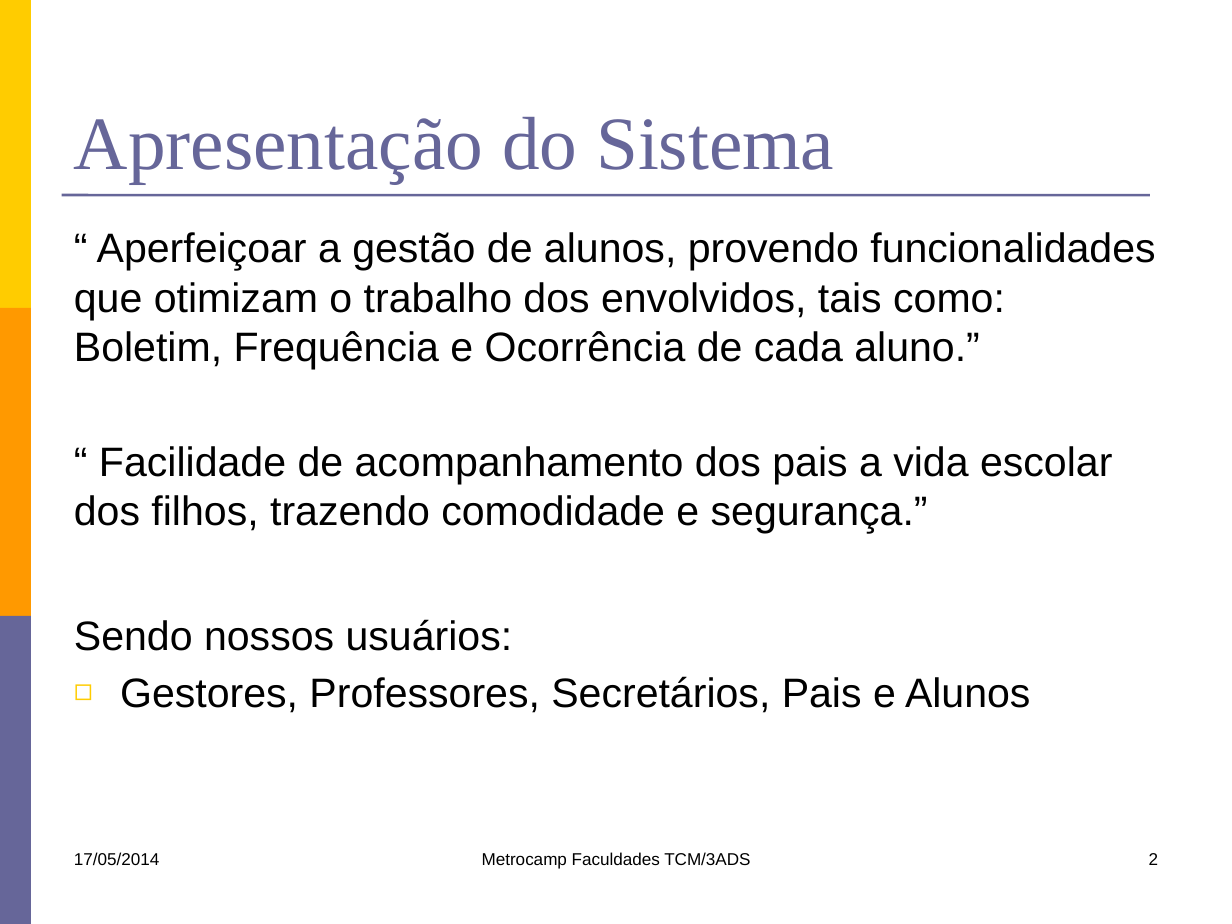
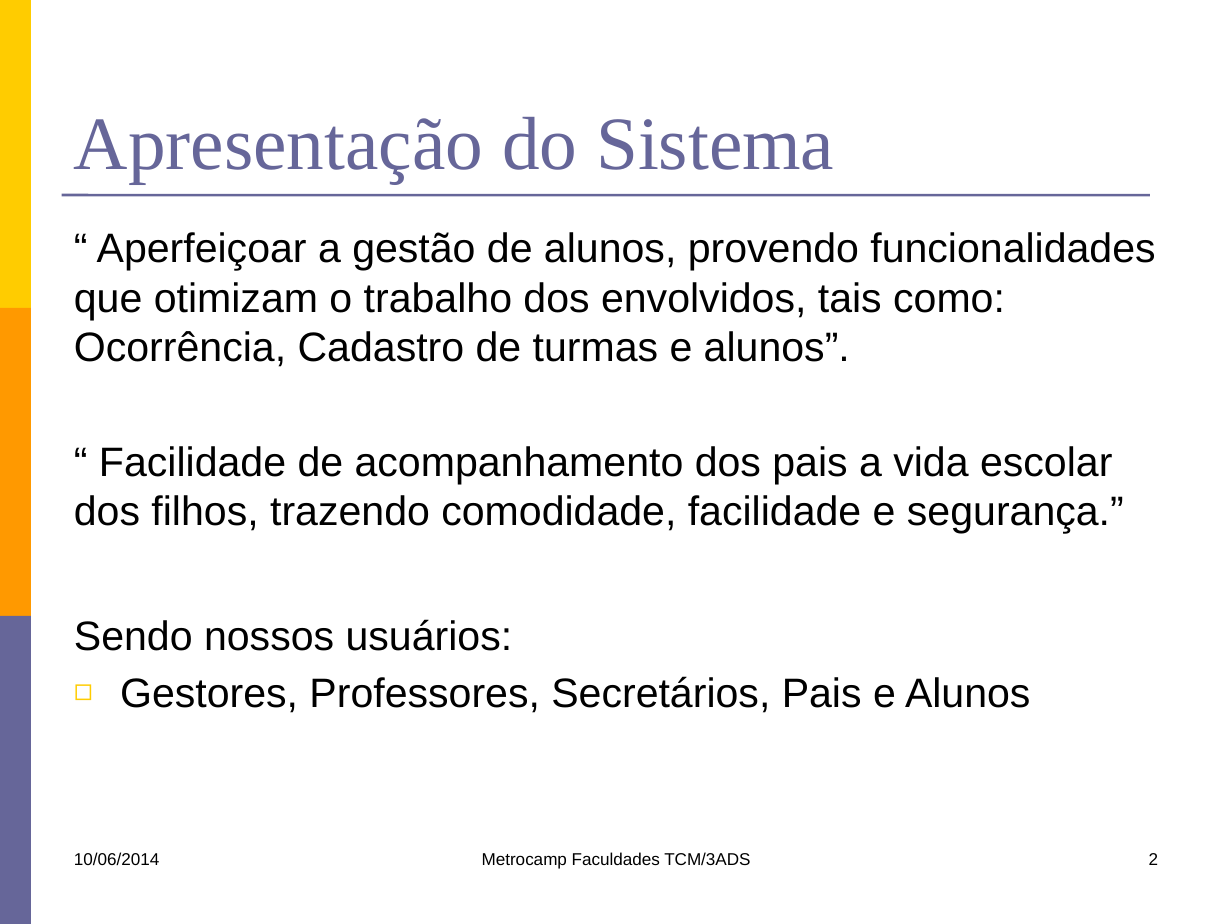
Before and after one commit to lfernandobra/pi5g1s14, a slide deck: slide 2 of documentacao/G5_Apresentacao1sem2014.pptx. Drawn at 1232x924 pixels with LibreOffice and Linux fonts; fonts in the diff are those of the drawing. Boxes give left, top, right and bottom in pixels: in the first picture for what was removed or moved away, otherwise in the second. Text is boxed around its words. In the diff, an @@ line names an element or a change of style, - is before the commit and + after.

```diff
--- a/documentacao/G5_Apresentacao1sem2014.pptx
+++ b/documentacao/G5_Apresentacao1sem2014.pptx
@@ text at (74, 232, 1155, 533): text changed @@
-“ Aperfeiçoar a gestão de alunos, provendo funcionalidades que otimizam o trabalho dos envolvidos, tais como: Boletim, Frequência e Ocorrência de cada aluno.”
-“ Facilidade de acompanhamento dos pais a vida escolar dos filhos, trazendo comodidade e segurança.”
+“ Aperfeiçoar a gestão de alunos, provendo funcionalidades que otimizam o trabalho dos envolvidos, tais como: Ocorrência, Cadastro de turmas e alunos”.
+“ Facilidade de acompanhamento dos pais a vida escolar dos filhos, trazendo comodidade, facilidade e segurança.”
@@ text at (74, 852, 159, 866): text changed @@
-17/05/2014
+10/06/2014
```
Also in this commit, not shown: 7 other slides changed, 1 other file.
